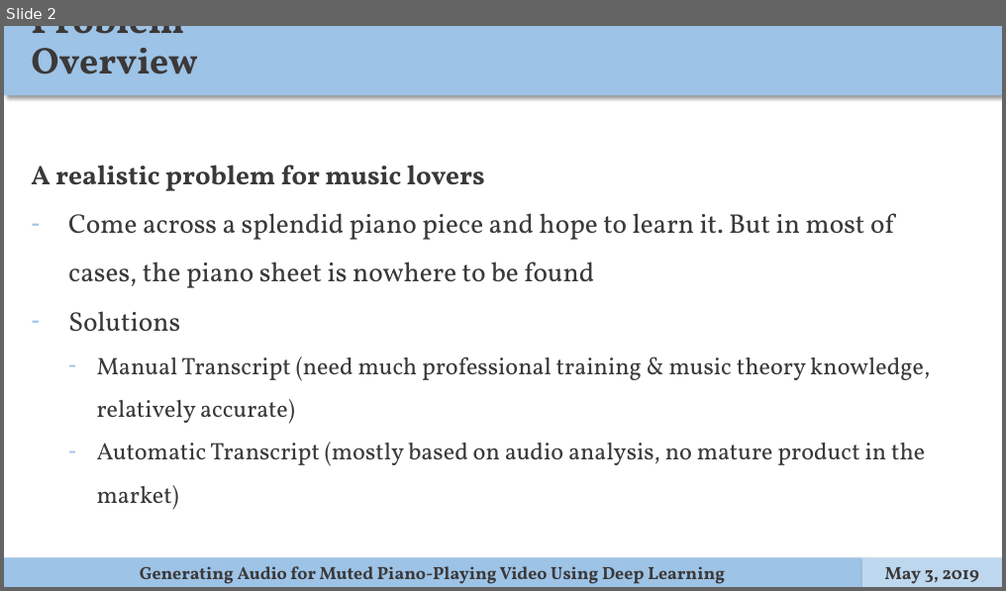
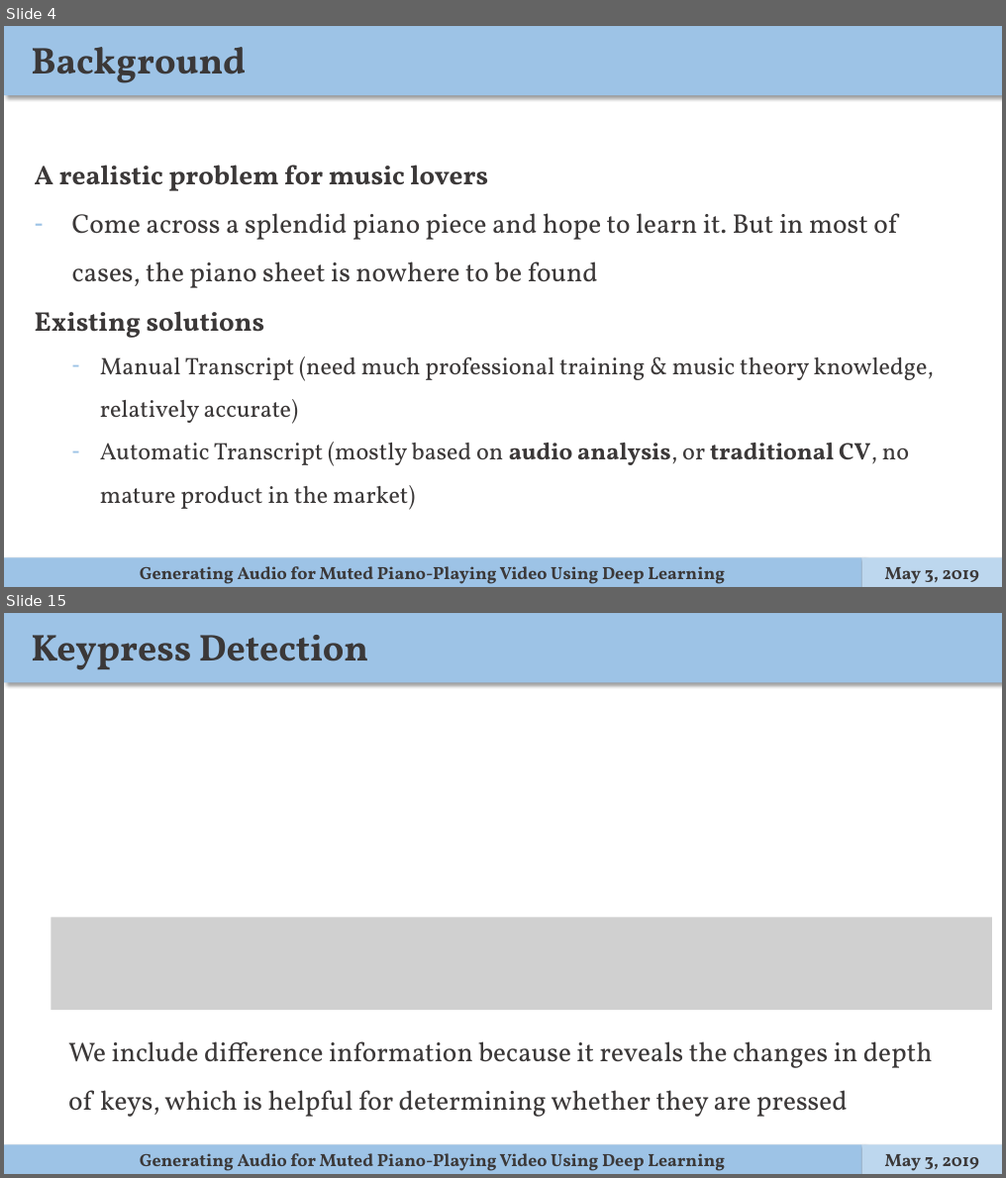
Before and after one commit to ppfish45/AI-Pianist, a slide deck: docs/presentation/slides.pptx. Shown one above the other, each under a label of ours: slide 2 before the commit, slides 4 and 15 after it; the slides between them are not shown. The pictures are 1006x591 and 1006x1178 pixels, drawn with LibreOffice and Linux fonts; fonts in the diff are those of the drawing; grey boxes stand for pictures. Boxes give left, top, right and bottom in pixels: in the first picture for what was removed or moved away, otherwise in the second. Text is boxed around its words. In the diff, an @@ line names an element or a change of style, - is before the commit and + after.

```diff
--- a/docs/presentation/slides.pptx
+++ b/docs/presentation/slides.pptx
@@ slide 15 added at box(4, 613, 1002, 1174), background #FFFFFF @@
@@ rectangle added at box(4, 613, 1002, 682), fill #9DC3E6 @@
@@ text added at box(31, 635, 368, 670), 36 pt, text #3B3838, bold @@
+Keypress Detection
@@ picture added at box(52, 918, 992, 1011) @@
@@ text added at box(68, 1042, 933, 1117), 26 pt, text #3B3838 @@
+  We include difference information because it reveals the changes in depth of keys, which is helpful for determining whether they are pressed
@@ rectangle added at box(4, 1146, 862, 1174), fill #9DC3E6 @@
@@ rectangle added at box(862, 1146, 1002, 1174), fill #BDD7EE @@
@@ text added at box(140, 1154, 725, 1171), 17 pt, text #3B3838, bold @@
+Generating Audio for Muted Piano-Playing Video Using Deep Learning
@@ text added at box(885, 1155, 979, 1171), 17 pt, text #3B3838, bold @@
+May 3, 2019
@@ what was slide 2 is now slide 4 @@
@@ slide 4 changed as well @@
@@ text at box(31, 47, 246, 83): text changed @@
-Problem Overview
+Background
@@ text at box(35, 311, 265, 338): text changed; bold on @@
-– Solutions
+Existing solutions
@@ text at box(100, 442, 909, 510): text changed @@
-  – Automatic Transcript (mostly based on audio analysis, no mature product in the market)
+  – Automatic Transcript (mostly based on audio analysis, or traditional CV, no mature product in the market)
```
Also in this commit, not shown: 1 other slide changed, 18 other slides added.
